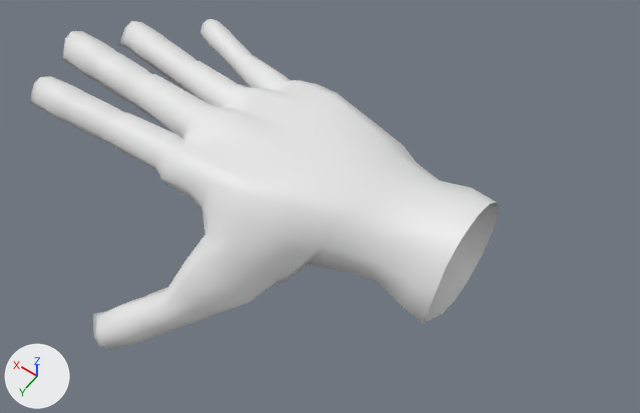
Two versions of the FBX model LaunchpadMacaques_Capstone/Assets/Models/Hand/Hand.fbx, one commit apart.
Rendered twice from a camera (50 mm lens) standing at (-0.73, 1.68, 2.56) and looking at (0.48, -0.02, -0.1). The axes (+X, +Y, +Z) are drawn at lower left. The lights are the same throughout.

Before the edit, the objects in view are built like this:
```python
me_plane_001 = bpy.data.meshes.new('Plane.001')
me_plane_001.from_pydata(...)  # 634 vertices, 659 faces; spans x -0.12..1.8, y -0.51..0.81, z -0.5..0.23
# before: 605 (1.45, -0.47, -0.05) at pixel (199, 32), 606 (1.69, 0.29, 0.0) at pixel (29, 101), 608 (1.69, -0.21, -0.06) at pixel (118, 44), 609 (1.8, 0.01, -0.04) at pixel (61, 59)
# before: 607 (1.07, 0.7, -0.49) at pixel (92, 313)
ob_hand = bpy.data.objects.new('Hand', me_plane_001)
ob_hand.location = (0.006, 0.0, 0.001)
```
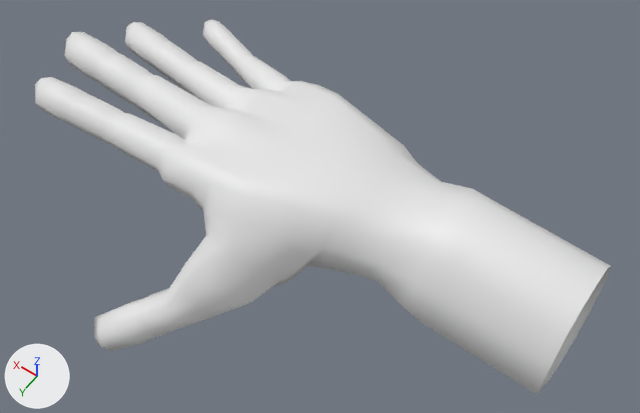
Commit message: Updated Hand to have more arm

Location of each change, [x1, y1, x2, y2] in pixels of the pictures (640 x 413 px; the box of a moved part takes in the faces that stretch with it):
'Hand', reshaped, moved (23% wider, 13% taller): before [29, 19, 498, 350]; after [35, 20, 611, 394]
part 1 of me_plane_001, added: after [425, 203, 611, 394]
part 2 of me_plane_001, moved or reshaped: before [29, 25, 204, 108]; after [35, 99, 40, 109]
part 3 of me_plane_001, moved or reshaped: before [93, 311, 106, 336]; after [94, 312, 107, 337]

What changed in the scene script:
```text
Change me_plane_001:
    used by ob_hand; location = (0.006, 0.0, 0.001)
    verts and faces of me_plane_001; kept vertices keep their numbers, new ones are numbered from 634
    remove me_plane_001.from_pydata(...)  # 634 vertices, 659 faces; spans x -0.12..1.8, y -0.51..0.81, z -0.5..0.23
    add me_plane_001.from_pydata(...)  # 648 vertices, 673 faces; spans x -0.55..1.77, y -0.51..0.81, z -0.5..0.23
    me_plane_001 part 1
    8 vertices are added at x -0.55, y -0.29..0.2, z -0.28..0.17
    6 new vertices lie (-0.43, 0.0, -0.03) away from vertices in x -0.12, y -0.29..0.12, z -0.24..0.23
    14 new faces join them
    me_plane_001 part 2
    add verts[605] = (1.4, -0.47, -0.05)  # moved
    add verts[606] = (1.66, 0.29, 0.01)  # moved, pixel (35, 104)
    add verts[608] = (1.65, -0.23, -0.04)  # moved
    add verts[609] = (1.77, 0.0, -0.01)  # moved
    me_plane_001 part 3
    add verts[607] = (1.06, 0.71, -0.49)  # moved, pixel (94, 317)
Change ob_hand:
    ob_hand.location: (0.006, 0.0, 0.001) -> (0.0, 0.0, 0.0)
```
